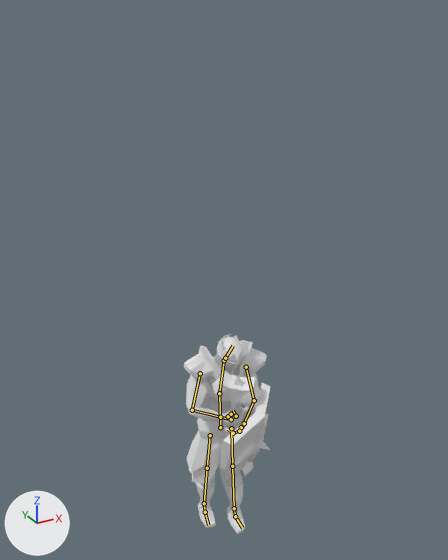
The Blender file Assets/Objects/Characters/o Holy Warrior/holy_warrior.blend as it was, and as the next commit left it.
Both versions are drawn from a 50 mm lens placed at (-8.31, -15.23, 8.05), pointed at (0.04, -0.05, 0.46). The axes (+X, +Y, +Z) are drawn at lower left. The lights are the same throughout. Both versions are drawn at frame 2547 of the action 'Walk_blocking'; the numbers are the values there. The bones that bend it are drawn over the model as lines.

The first picture shows 'Holy Warrior Mesh', 'Mace', 'Shield', 'Shoulders'.
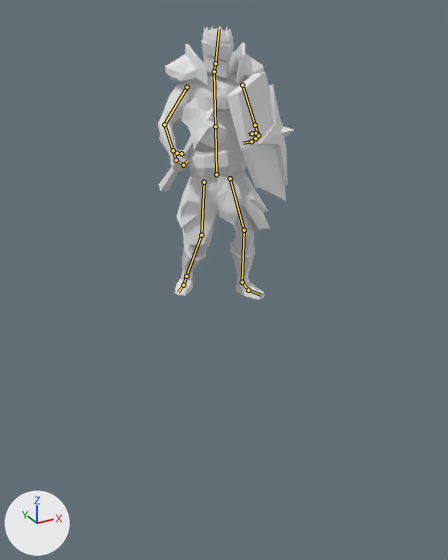
Changed parts and their boxes [x1, y1, x2, y2] in the pictures (448 x 560 px):
'Holy Warrior Mesh', posed (53% wider, 37% taller): before [186, 334, 259, 534]; after [158, 26, 270, 300]
'Shield', posed (30% wider, 31% taller): before [219, 383, 271, 481]; after [226, 72, 294, 201]
'Mace', posed (38% wider, 41% taller): before [212, 371, 261, 438]; after [159, 97, 227, 192]
'Shoulders', posed: before [184, 340, 267, 380]; after [165, 43, 264, 85]
bone 'Torso', root to tip: before (220, 427) to (219, 393); after (216, 174) to (215, 126)
bone 'Chest', root to tip: before (219, 393) to (224, 360); after (215, 126) to (214, 71)
bone 'Neck', root to tip: before (224, 360) to (225, 358); after (214, 71) to (215, 63)
bone 'Upper Arm.L', root to tip: before (246, 367) to (254, 400); after (242, 85) to (255, 125)
bone 'Lower Arm.L', root to tip: before (254, 400) to (244, 423); after (255, 125) to (258, 135)
bone 'Hand.L', root to tip: before (244, 423) to (239, 431); after (258, 135) to (255, 138)
bone 'Thumb01.L', root to tip: before (241, 427) to (241, 427); after (255, 133) to (252, 133)
bone 'Hand.L.001', root to tip: before (239, 431) to (233, 433); after (255, 138) to (251, 141)
bone 'Hand.L.002', root to tip: before (233, 433) to (227, 429); after (251, 141) to (243, 143)
bone 'Upper Arm.R', root to tip: before (200, 373) to (192, 410); after (187, 87) to (164, 124)
bone 'Lower Arm.R', root to tip: before (192, 410) to (220, 417); after (164, 124) to (173, 150)
bone 'Hand.R', root to tip: before (220, 417) to (231, 419); after (173, 150) to (176, 160)
bone 'Thumb01.R', root to tip: before (228, 416) to (231, 414); after (177, 153) to (181, 153)
bone 'Thumb01.R.001', root to tip: before (231, 414) to (233, 413); after (181, 153) to (184, 156)

The change, as a list of edits to the scene's bpy script:
```text
Change bone_torso:
    where bone_torso = bpy.data.objects['Armature.001'].pose.bones['Torso']
    bone_torso.location: (0.0, -8.99, 0.36) -> (0.0, -0.23, 0.2)
Change bone_chest:
    where bone_chest = bpy.data.objects['Armature.001'].pose.bones['Chest']  # child of 'Torso'
    bone_chest.location: (0.0, -7.49, 0.25) -> (0.0, 0.0, 0.0)
    bone_chest.rotation_quaternion: (0.989, -0.117, -0.092, 0.014) -> (0.996, 0.007, -0.093, 0.002)  # degrees (-14, -10, 3) -> degrees (1, -11, 0)
Change bone_neck:
    where bone_neck = bpy.data.objects['Armature.001'].pose.bones['Neck']  # child of 'Chest'
    bone_neck.rotation_quaternion: (0.982, 0.173, 0.069, -0.006) -> (0.982, 0.097, 0.158, -0.019)  # degrees (20, 8, 1) -> degrees (11, 18, 0)
Change bone_upper_arm_l:
    where bone_upper_arm_l = bpy.data.objects['Armature.001'].pose.bones['Upper Arm.L']  # child of 'Chest'
    bone_upper_arm_l.rotation_quaternion: (0.754, 0.572, 0.035, 0.347) -> (0.793, 0.616, -0.122, -0.103)  # degrees (68, -20, 36) -> degrees (76, -4, -18)
Change bone_lower_arm_l:
    where bone_lower_arm_l = bpy.data.objects['Armature.001'].pose.bones['Lower Arm.L']  # child of 'Upper Arm.L'
    bone_lower_arm_l.rotation_quaternion: (0.847, 0.199, -0.148, 0.47) -> (0.714, 0.208, 0.152, 0.623)  # degrees (13, -26, 55) -> degrees (30, -3, 82)
Change bone_hand_l:
    where bone_hand_l = bpy.data.objects['Armature.001'].pose.bones['Hand.L']  # child of 'Lower Arm.L'
    bone_hand_l.rotation_quaternion: (0.999, 0.039, -0.024, 0.012) -> (0.985, 0.158, 0.041, 0.058)  # degrees (4, -3, 1) -> degrees (18, 4, 7)
Change bone_thumb01_l:
    where bone_thumb01_l = bpy.data.objects['Armature.001'].pose.bones['Thumb01.L']  # child of 'Hand.L'
    bone_thumb01_l.rotation_quaternion: (1.0, 0.0, 0.0, 0.0) -> (0.808, 0.547, 0.161, 0.127)  # degrees (0, 0, 0) -> degrees (70, 7, 23)
Change bone_hand_l_001:
    where bone_hand_l_001 = bpy.data.objects['Armature.001'].pose.bones['Hand.L.001']  # child of 'Hand.L'
    bone_hand_l_001.rotation_quaternion: (0.94, -0.296, -0.158, -0.056) -> (0.996, -0.07, -0.057, 0.018)  # degrees (-35, -19, -1) -> degrees (-8, -6, 2)
Change bone_hand_l_002:
    where bone_hand_l_002 = bpy.data.objects['Armature.001'].pose.bones['Hand.L.002']  # child of 'Hand.L.001'
    bone_hand_l_002.rotation_quaternion: (0.909, -0.359, -0.195, -0.082) -> (0.9, -0.426, 0.05, -0.053)  # degrees (-43, -24, -1) -> degrees (-51, 3, -8)
Change bone_upper_arm_r:
    where bone_upper_arm_r = bpy.data.objects['Armature.001'].pose.bones['Upper Arm.R']  # child of 'Chest'
    bone_upper_arm_r.rotation_quaternion: (0.814, -0.303, -0.005, 0.513) -> (0.879, -0.476, 0.052, 0.118)  # degrees (-31, 17, 60) -> degrees (-56, 12, 9)
Change bone_lower_arm_r:
    where bone_lower_arm_r = bpy.data.objects['Armature.001'].pose.bones['Lower Arm.R']  # child of 'Upper Arm.R'
    bone_lower_arm_r.rotation_quaternion: (0.684, -0.661, 0.203, 0.233) -> (0.871, -0.424, -0.025, 0.286)  # degrees (-87, 36, 4) -> degrees (-49, 11, 31)
Change bone_hand_r:
    where bone_hand_r = bpy.data.objects['Armature.001'].pose.bones['Hand.R']  # child of 'Lower Arm.R'
    bone_hand_r.rotation_quaternion: (0.996, 0.017, -0.076, 0.044) -> (0.999, 0.004, -0.039, -0.002)  # degrees (2, -9, 5) -> degrees (0, -4, 0)
Change bone_thumb01_r:
    where bone_thumb01_r = bpy.data.objects['Armature.001'].pose.bones['Thumb01.R']  # child of 'Hand.R'
    bone_thumb01_r.rotation_quaternion: (0.941, 0.251, -0.185, 0.11) -> (0.925, 0.369, -0.028, 0.076)  # degrees (28, -24, 7) -> degrees (43, -6, 7)
Change bone_thumb01_r_001:
    where bone_thumb01_r_001 = bpy.data.objects['Armature.001'].pose.bones['Thumb01.R.001']  # child of 'Thumb01.R'
    bone_thumb01_r_001.rotation_quaternion: (0.903, 0.208, -0.073, 0.368) -> (0.865, -0.006, -0.217, 0.448)  # degrees (20, -17, 41) -> degrees (-13, -22, 57)
Change bone_leg_pole_target_l:
    where bone_leg_pole_target_l = bpy.data.objects['Armature.001'].pose.bones['Leg pole target.L']
    bone_leg_pole_target_l.location: (0.0, 0.22, 7.49) -> (0.0, 0.0, 0.0)
Change bone_leg_control_l:
    where bone_leg_control_l = bpy.data.objects['Armature.001'].pose.bones['Leg Control.L']
    bone_leg_control_l.location: (-0.04, 0.27, 9.2) -> (0.08, 0.39, 0.0)
    bone_leg_control_l.rotation_quaternion: (0.977, 0.21, 0.033, 0.0) -> (0.99, 0.0, 0.0, -0.164)  # degrees (24, 4, 1) -> degrees (0, 0, -19)
Change bone_leg_pole_target_r:
    where bone_leg_pole_target_r = bpy.data.objects['Armature.001'].pose.bones['Leg pole target.R']
    bone_leg_pole_target_r.location: (0.0, 0.22, 7.49) -> (0.0, 0.0, 0.0)
Change bone_leg_control_r:
    where bone_leg_control_r = bpy.data.objects['Armature.001'].pose.bones['Leg Control.R']
    bone_leg_control_r.location: (-0.07, -0.47, 8.86) -> (-0.22, -0.8, 0.0)
    bone_leg_control_r.rotation_quaternion: (0.977, 0.21, -0.033, 0.0) -> (0.949, 0.0, 0.0, 0.338)  # degrees (24, -4, -1) -> degrees (0, 0, 39)
```
